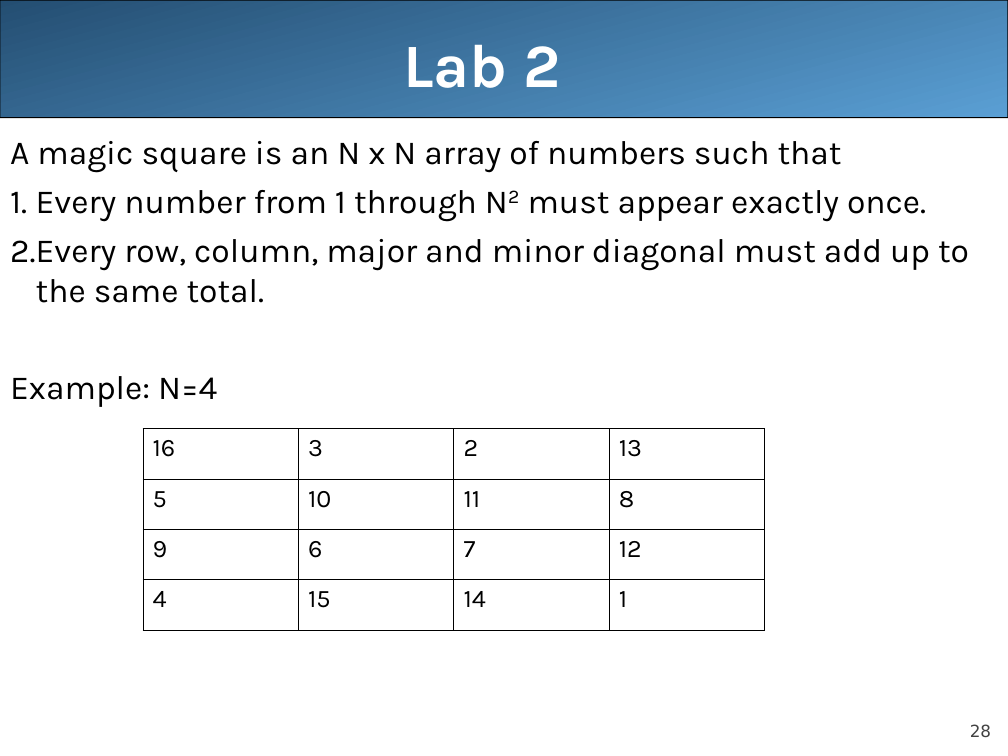
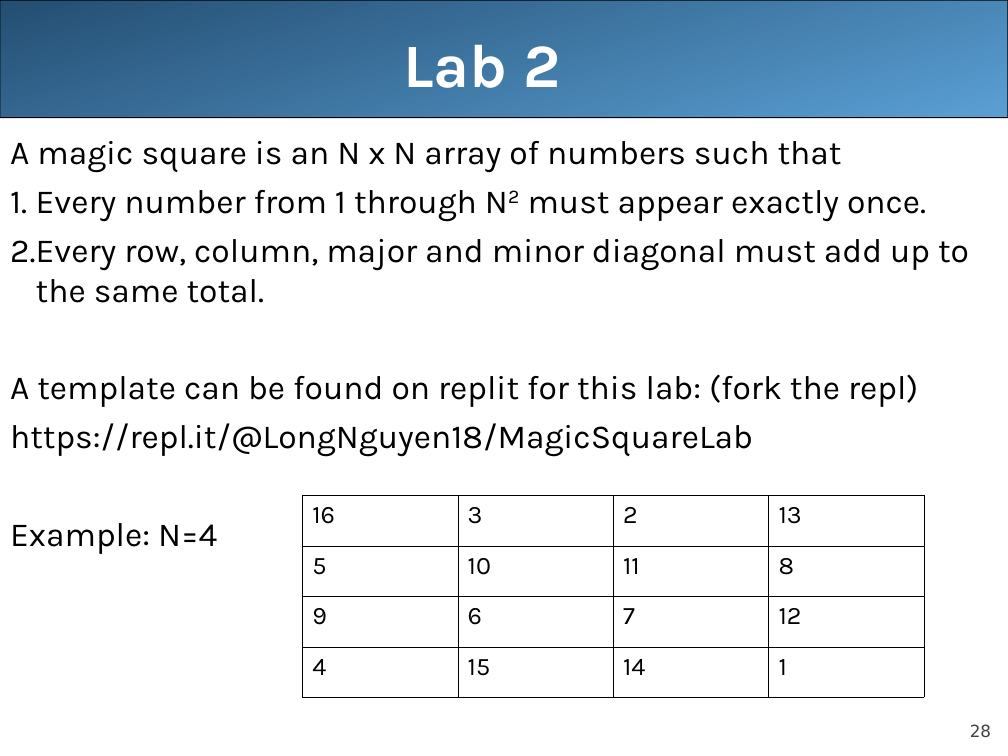
Before and after one commit to LongBaoNguyen/longbaonguyen.github.io, a slide deck: slide 28 of courses/apcsa/lecture20.ppt. Drawn at 1008x756 pixels with LibreOffice and Linux fonts; fonts in the diff are those of the drawing. Boxes give left, top, right and bottom in pixels: in the first picture for what was removed or moved away, otherwise in the second. Text is boxed around its words. In the diff, an @@ line names an element or a change of style, - is before the commit and + after.

```diff
--- a/courses/apcsa/lecture20.ppt
+++ b/courses/apcsa/lecture20.ppt
@@ text at [10,374,918,457]: paragraphs added @@
+A template can be found on replit for this lab: (fork the repl)
+https://repl.it/@LongNguyen18/MagicSquareLab
@@ table: place and size @@
-table at [143,428,764,630]
+table at [302,496,923,698]
```
Also in this commit, not shown: 1 other slide changed, 4 other files.
